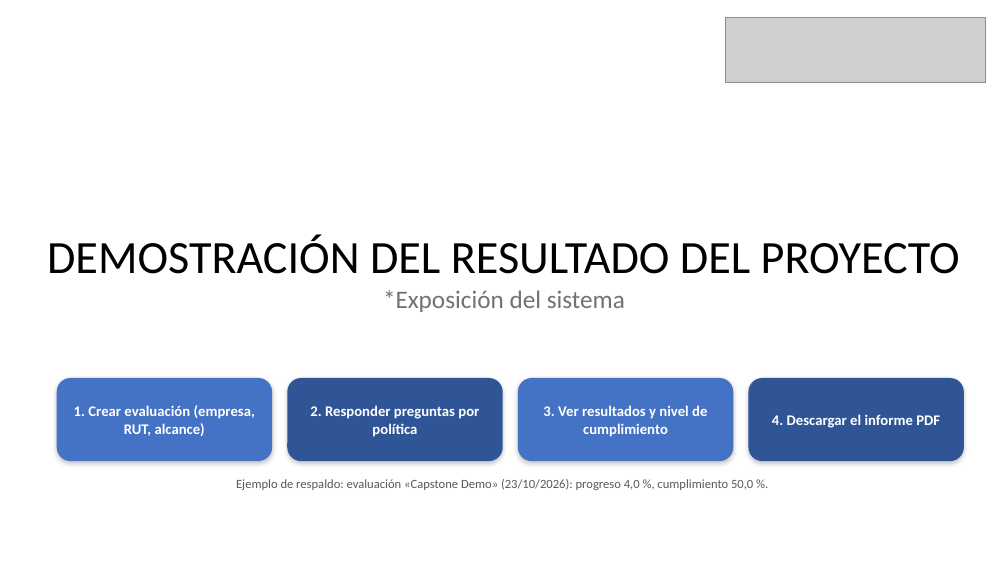
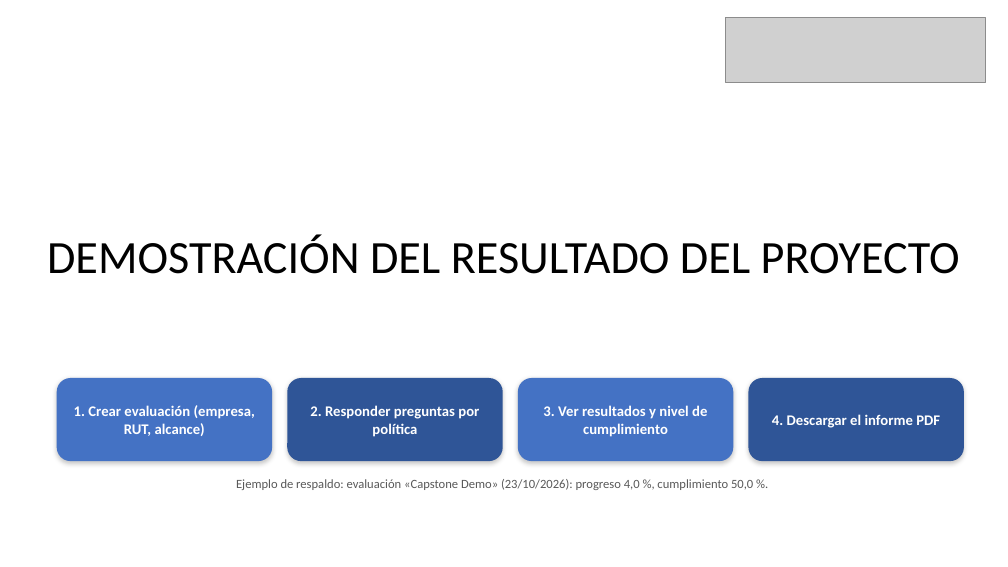
Before and after one commit to vicesuazo/Proyecto-Dani-ISO-42001, a slide deck: slide 13 of Fase 3/Evidencias Grupales/Presentación Final del proyecto (Español) (1).pptx. Drawn at 1008x567 pixels with LibreOffice and Linux fonts; fonts in the diff are those of the drawing; grey boxes stand for pictures. Boxes give left, top, right and bottom in pixels: in the first picture for what was removed or moved away, otherwise in the second. Text is boxed around its words. In the diff, an @@ line names an element or a change of style, - is before the commit and + after.

```diff
--- a/Fase 3/Evidencias Grupales/Presentación Final del proyecto (Español) (1).pptx
+++ b/Fase 3/Evidencias Grupales/Presentación Final del proyecto (Español) (1).pptx
@@ text at box(383, 290, 625, 312): paragraph removed @@
-*Exposición del sistema
```
Also in this commit, not shown: 1 other slide changed.
